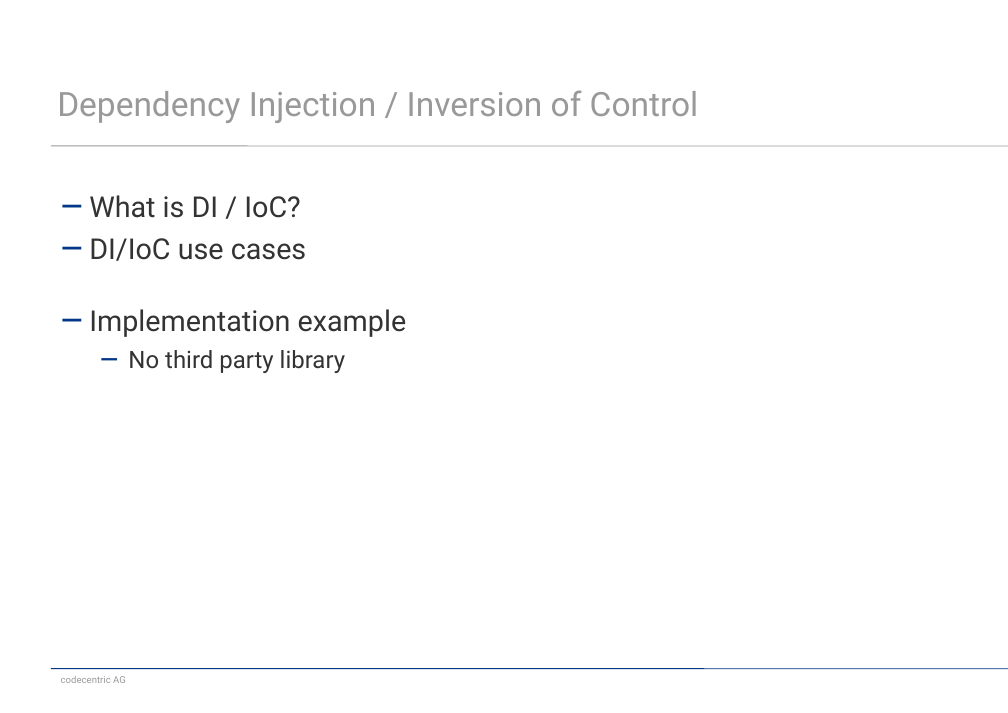
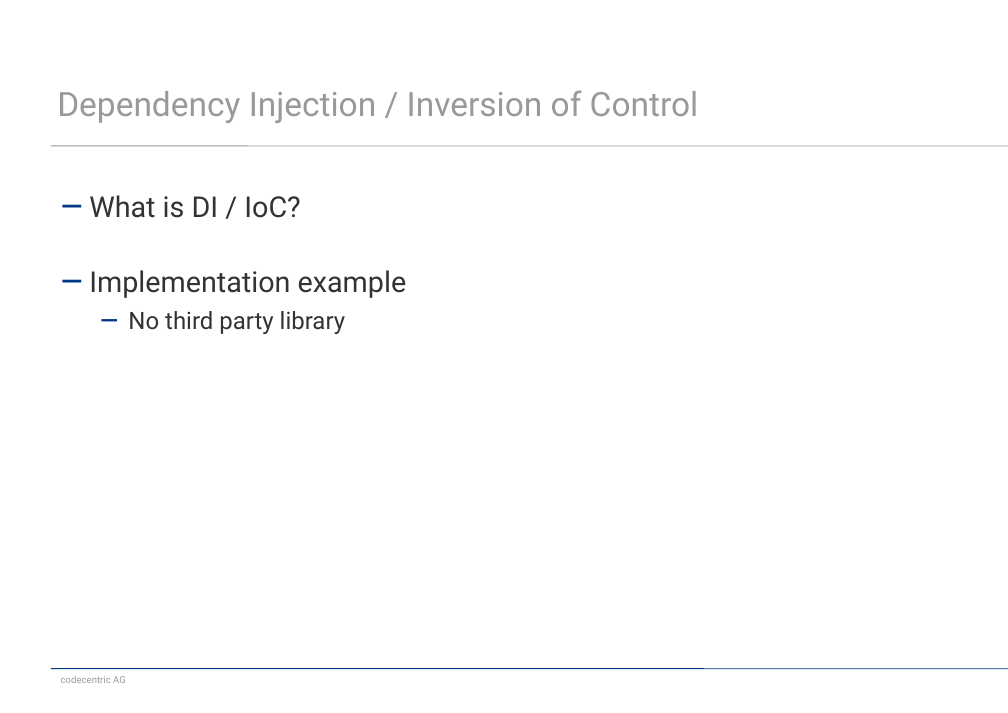
Before and after one commit to dzamurovic/meetup_singleton, a slide deck: slide 12 of meetup.pptx. Drawn at 1008x713 pixels with LibreOffice and Linux fonts; fonts in the diff are those of the drawing. Boxes give left, top, right and bottom in pixels: in the first picture for what was removed or moved away, otherwise in the second. Text is boxed around its words. In the diff, an @@ line names an element or a change of style, - is before the commit and + after.

```diff
--- a/meetup.pptx
+++ b/meetup.pptx
@@ text at <box>89,238,307,261</box>: paragraph removed @@
-− DI/IoC use cases
```
Also in this commit, not shown: 2 other slides changed, 5 slides added.
